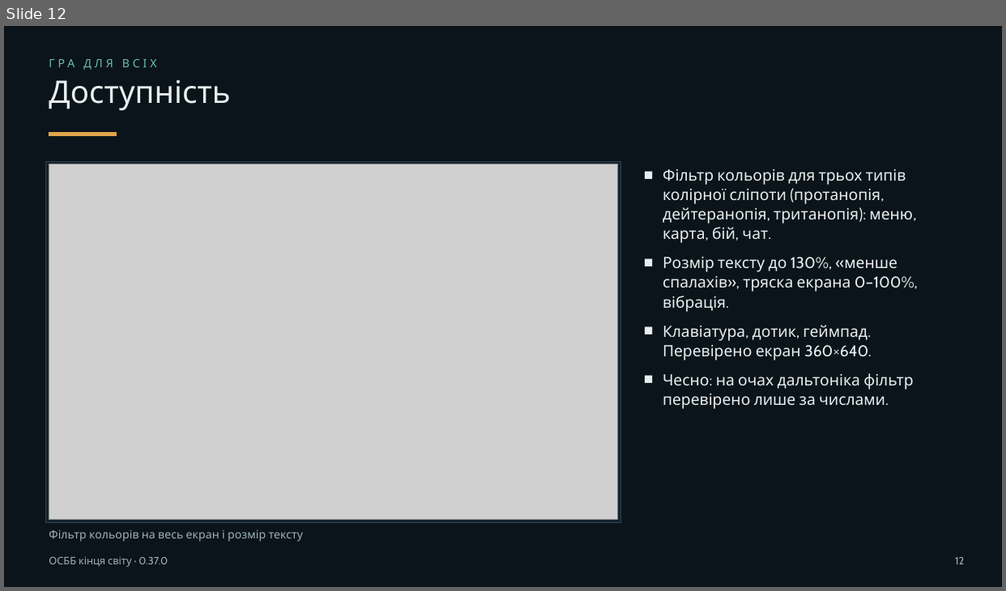
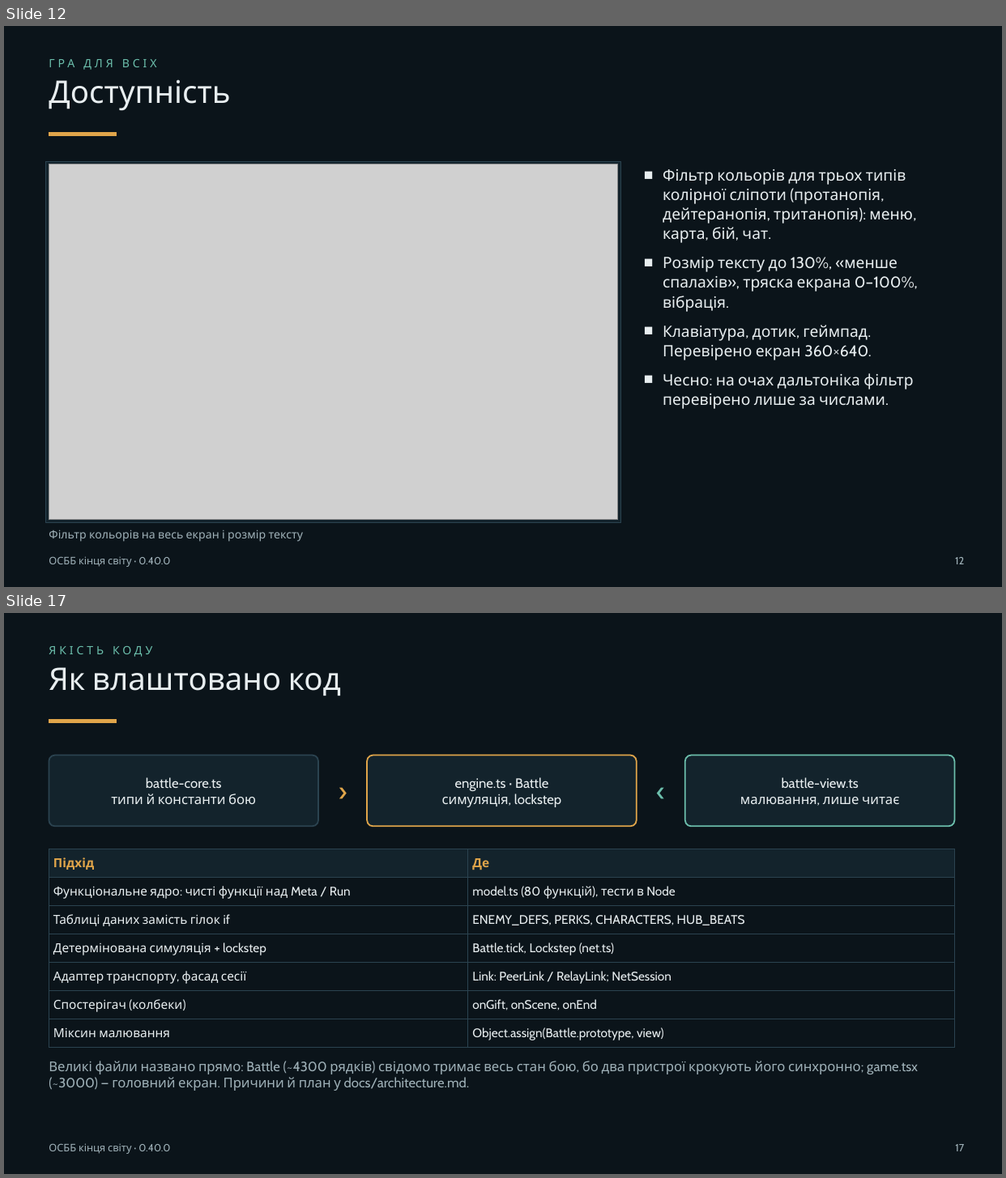
Before and after one commit to valera99686/osbb-end-of-world, a slide deck: docs/presentation/osbb-presentation.pptx. Shown one above the other, each under a label of ours: slide 12 before the commit, slides 12 and 17 after it; the slides between them are not shown. The pictures are 1006x591 and 1006x1178 pixels, drawn with LibreOffice and Linux fonts; fonts in the diff are those of the drawing; grey boxes stand for pictures. Boxes give left, top, right and bottom in pixels: in the first picture for what was removed or moved away, otherwise in the second. Text is boxed around its words. In the diff, an @@ line names an element or a change of style, - is before the commit and + after.

Commit message:
0.40.0: the fin model, a fight that asks for skill, the battle in three files
- docs/finmodel.md: how long the game takes without purchases (bots playing the
  real code, scripts/playtime.cjs), the player's corridor, two scenarios,
  monetisation as a measured proposal (free, no ads), market and revenue.
- Balance: boss and miniboss zones strike 1.6x (LEADER_STRIKE), tougher
  enemies in locations 2-3; a house that stands still no longer wins.
- The guest sees its own new Shelter scene at the end of a raid.
- Low-end phones: batched particles and motes, a lean look when frames stay
  long, a frame counter in the settings.
- engine.ts split into battle-core.ts, battle-view.ts and engine.ts; patterns
  and the large files documented in docs/architecture.md.
- Deck of 19 slides, description, guide and demo script updated.

```diff
--- a/docs/presentation/osbb-presentation.pptx
+++ b/docs/presentation/osbb-presentation.pptx
@@ slide 17 added at box(4, 613, 1002, 1174), background #0B141A @@
@@ text added at box(49, 646, 152, 657), 11 pt, text #6CBFAC @@
+ЯКІСТЬ КОДУ
@@ text added at box(49, 667, 341, 696), 30 pt, text #E8EEF0 @@
+Як влаштовано код
@@ rectangle added at box(49, 719, 117, 723), fill #E0A54A, outline #E0A54A 1 pt @@
@@ rounded rectangle added at box(49, 756, 318, 826), fill #13232C, outline #2B4350 1.4 pt @@
@@ text added at box(318, 756, 367, 826), 26 pt, text #E0A54A @@
+›
@@ rounded rectangle added at box(367, 756, 637, 826), fill #13232C, outline #E0A54A 1.4 pt @@
@@ text added at box(637, 756, 685, 826), 26 pt, text #6CBFAC @@
+‹
@@ rounded rectangle added at box(685, 756, 955, 826), fill #13232C, outline #6CBFAC 1.4 pt @@
@@ text added at box(111, 777, 256, 804), 13 pt, text #E8EEF0 @@
+battle-core.ts
+типи й константи бою
@@ text added at box(442, 777, 561, 807), 13 pt, text #E8EEF0 @@
+engine.ts · Battle
+симуляція, lockstep
@@ text added at box(740, 777, 899, 804), 13 pt, text #E8EEF0 @@
+battle-view.ts
+малювання, лише читає
@@ table added at box(49, 849, 955, 1044), 7 rows, 2 columns @@
+Підхід | Де
+Функціональне ядро: чисті функції над Meta / Run | model.ts (80 функцій), тести в Node
+Таблиці даних замість гілок if | ENEMY_DEFS, PERKS, CHARACTERS, HUB_BEATS
+Детермінована симуляція + lockstep | Battle.tick, Lockstep (net.ts)
+Адаптер транспорту, фасад сесії | Link: PeerLink / RelayLink; NetSession
+Спостерігач (колбеки) | onGift, onScene, onEnd
+Міксин малювання | Object.assign(Battle.prototype, view)
@@ text added at box(49, 1061, 918, 1091), 13 pt, text #9FB1B8 @@
+Великі файли названо прямо: Battle (~4300 рядків) свідомо тримає весь стан бою, бо два пристрої крокують його синхронно; game.tsx (~3000) — головний екран. Причини й план у docs/architecture.md.
@@ text added at box(49, 1144, 170, 1154), 10 pt, text #9FB1B8 @@
+ОСББ кінця світу · 0.40.0
@@ text added at box(955, 1144, 964, 1152), 10 pt, text #9FB1B8 @@
+17
@@ slide 12 changed as well @@
@@ text at box(49, 557, 170, 567): text changed @@
-ОСББ кінця світу · 0.37.0
+ОСББ кінця світу · 0.40.0
```
Also in this commit, not shown: 13 other slides changed, 4 other slides added, 37 other files.
